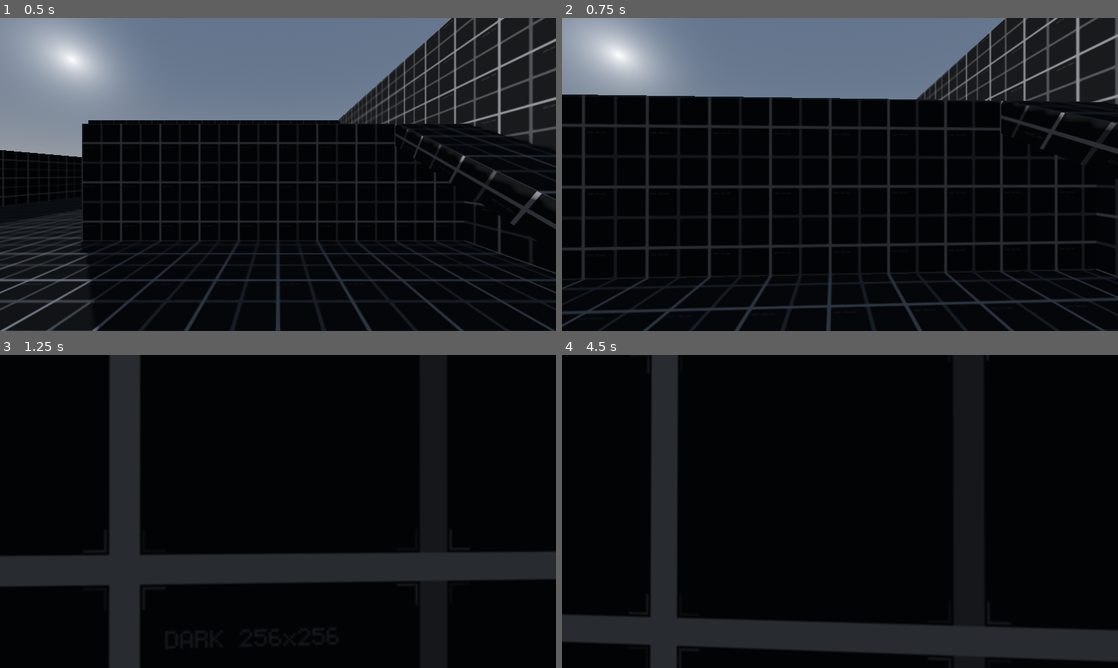
Above: before the commit, frames 1-4 (two rows, left to right).
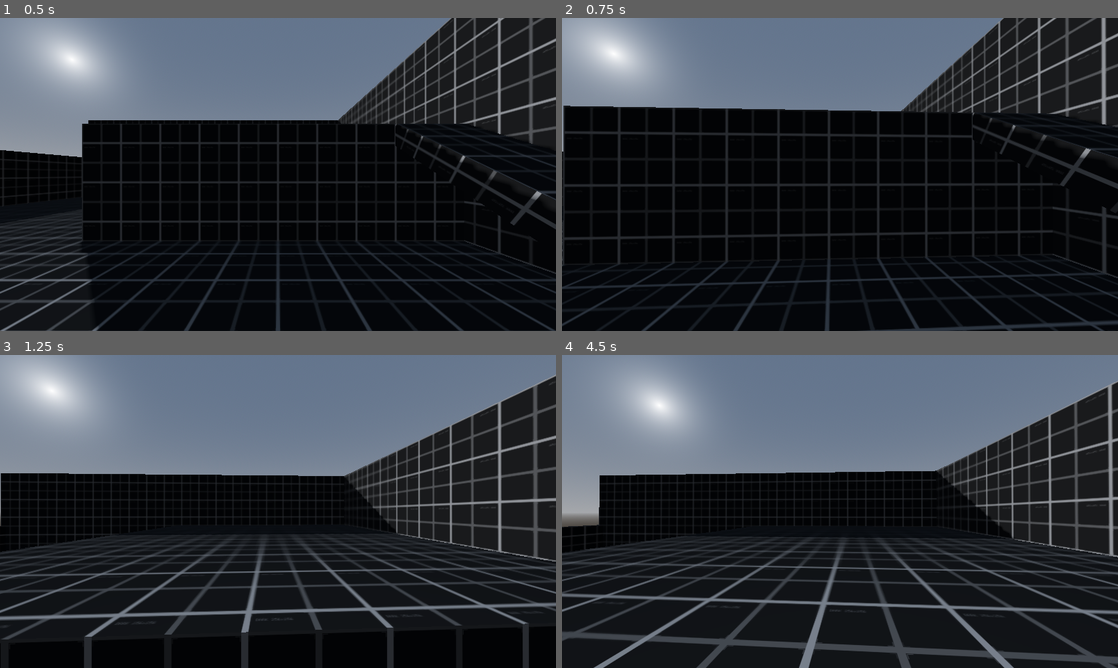
Above: after the commit, the same moments.

Repository: rbarongr/GodotFirstPersonController
Game: Godot game, scene res://Sandbox.tscn
Two runs of this game, one before a commit and one after it. Both use one fixed random seed, a clock stepped at 60 frames per second and the inputs below.
Inputs (mouse positions are in pixels of both pictures, inside the frame that each line leads up to):
- Up to frame 1 (0.5 s): no input
- Up to frame 2 (0.75 s): tap Enter at 0.5 s; move the mouse to (867, 174) at 0.52 s; hold W (move_forward) from 0.53 s (still down); hold Shift (move_walk) from 0.53 s (still down)
- Up to frame 3 (1.25 s): keep holding W (move_forward); keep holding Shift (move_walk); tap Space (jump) at 0.77, 0.8, 1.07 s
- Up to frame 4 (4.5 s): keep holding W (move_forward); move the mouse to (812, 511) at 1.27 s; release Shift (move_walk) at 1.28 s; tap Space (jump) at 1.35, 1.52, 1.82, 2.3, 3.02, 3.32, 3.6, 3.77, 4.07 s; tap Shift (move_walk) at 1.55, 2.85, 4.35 s; move the mouse to (851, 505) at 2.02 s; hold Shift (move_walk) 2.03-2.78 s; move the mouse to (834, 517) at 2.77 s; move the mouse to (878, 514) at 3.52 s; move the mouse to (795, 508) at 4.27 s

Frame 1 is identical in both runs. In frame 2, 16% of the frame differs, in the area x 0-100%, y 0-100%; in frame 3, 52%; in frame 4, 58%.

Commit message:
implemented shift-walk with half the speed

Diff:
--- a/Player/player.gd
+++ b/Player/player.gd
@@ -1,13 +1,15 @@
 class_name Player extends CharacterBody3D
 
 @export_category("Player")
-@export_range(1, 35, 1) var speed: float = 10 # m/s
-@export_range(10, 400, 1) var acceleration: float = 100 # m/s^2
+@export_range(1, 35, 1) var speed_run: float = 10 # m/s
+@export_range(1, 35, 1) var speed_walk: float = speed_run / 2 # m/s
+@export_range(10, 400, 1) var acceleration: float = 10000 # m/s^2
 
-@export_range(0.1, 3.0, 0.1) var jump_height: float = 1 # m
-@export_range(0.1, 9.25, 0.05, "or_greater") var camera_sens: float = 3
+@export_range(0.1, 3.0, 0.1) var jump_height: float = 1.5 # m
+@export_range(0.1, 9.25, 0.05, "or_greater") var camera_sens: float = 4
 
 var jumping: bool = false
+var speed_walking: bool = false
 var mouse_captured: bool = false
 
 var gravity: float = ProjectSettings.get_setting("physics/3d/default_gravity")
@@ -26,6 +28,8 @@
 
 func _input(event: InputEvent) -> void:
 	if event is InputEventMouseMotion: look_dir = event.relative * 0.01
+	if Input.is_action_pressed("move_walk"): speed_walking = true
+	if Input.is_action_just_released("move_walk"): speed_walking = false
 	if Input.is_action_just_pressed("jump"): jumping = true
 	if Input.is_action_just_pressed("exit"): get_tree().quit()
 
@@ -52,6 +56,9 @@
 	move_dir = Input.get_vector("move_left", "move_right", "move_forward", "move_backwards")
 	var _forward: Vector3 = camera.transform.basis * Vector3(move_dir.x, 0, move_dir.y)
 	var walk_dir: Vector3 = Vector3(_forward.x, 0, _forward.z).normalized()
+
+	var speed = speed_run
+	if speed_walking: speed = speed_walk
 	walk_vel = walk_vel.move_toward(walk_dir * speed * move_dir.length(), acceleration * delta)
 	return walk_vel
 
--- a/Player/player.tscn
+++ b/Player/player.tscn
@@ -1,13 +1,14 @@
 [gd_scene load_steps=3 format=3 uid="uid://cdk6hwb4hi2wc"]
 
-[ext_resource type="Script" path="res://Player/player.gd" id="1_2f8j2"]
+[ext_resource type="Script" path="res://Player/player.gd" id="1_0uu2d"]
 
 [sub_resource type="CapsuleShape3D" id="CapsuleShape3D_3rsb5"]
 radius = 0.3
 height = 1.8
 
 [node name="Player" type="CharacterBody3D"]
-script = ExtResource("1_2f8j2")
+script = ExtResource("1_0uu2d")
+jump_height = 2.0
 
 [node name="CShape" type="CollisionShape3D" parent="."]
 transform = Transform3D(1, 0, 0, 0, 1, 0, 0, 0, 1, 0, 0.9, 0)
